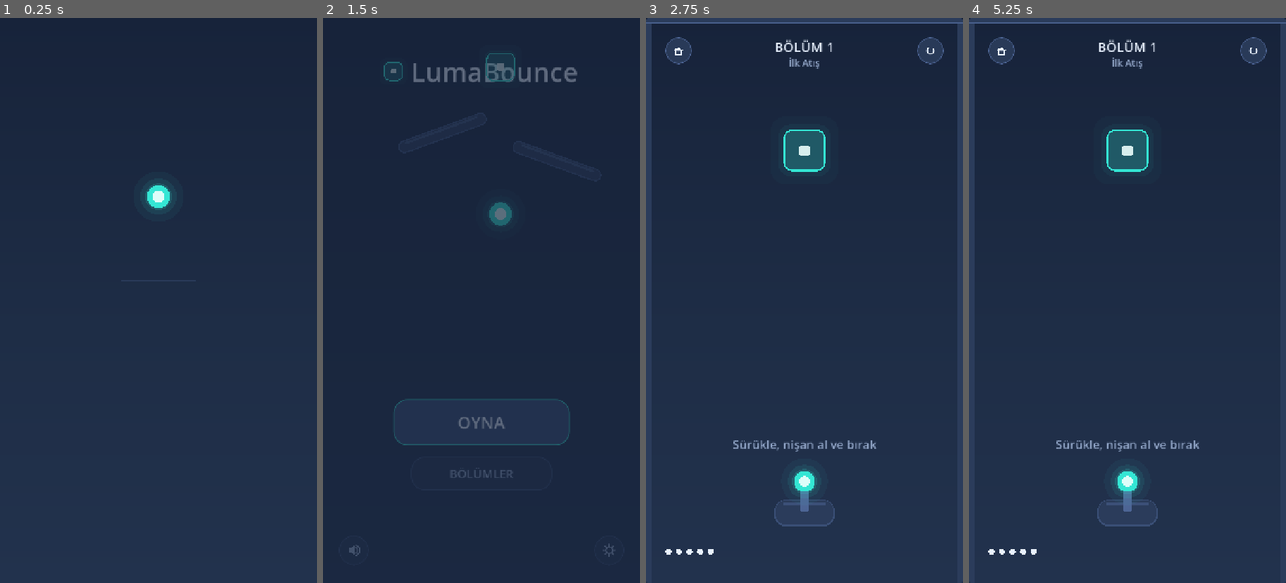
Above: before the commit, frames 1-4 (left to right).
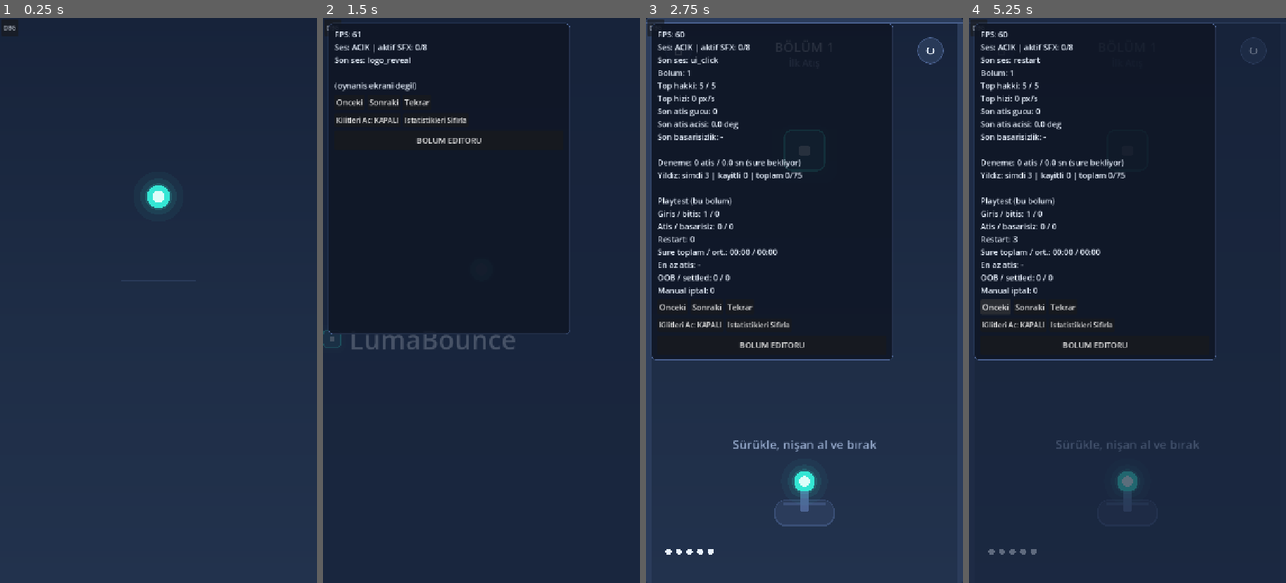
Above: after the commit, the same moments.

Repository: omerfrktstboop/LumaBounce
Game: Godot game, scene res://scenes/app_root.tscn
Two runs of this game, one before a commit and one after it. Both use one fixed random seed, a clock stepped at 60 frames per second and the inputs below.
Inputs (mouse positions are in pixels of both pictures, inside the frame that each line leads up to):
- Up to frame 1 (0.25 s): no input
- Up to frame 2 (1.5 s): click (332, 29) at 0.5 s, where only the run after the commit has a clickable "DBG"; click (481, 424) at 1.25 s, where only the run before the commit has a clickable "OYNA"
- Up to frame 3 (2.75 s): click (804, 424) at 2 s, where only the run after the commit has a clickable "OYNA"
- Up to frame 4 (5.25 s): click (1254, 51) at 2.75 s; click (1254, 51) at 3.5 s; click (1254, 51) at 4.25 s; click (994, 306) at 5 s, where only the run after the commit has a clickable "Onceki"

The runs differ from the first frame. In frame 1, less than 0.1% of the frame differs, in the area x 1-5%, y 1-3%; in frame 2, 8.3%; in frame 3, 27%; in frame 4, 28%, in the area x 0-100%, y 0-95%.

Commit message:
Add editor practice mode and a persistent debug toggle in the corner
Testing a level from the editor was interrupted by the game trying to be a
game: the debug panel covered the arena, the first hit opened the result
card, and four misses ended the run. None of that helps when the question
is "does this geometry behave the way I think".

Practice mode is defined by what does NOT happen. The hit feedback still
plays in full - spark, shake, haptic, sound - but no result card opens, no
progress is written, no life is spent, and the ball and target reset after a
short delay so you can keep shooting. The delay is slightly longer than the
target's own hit animation, otherwise the ball returns before you see that
you scored. Lives are left untouched rather than counted-and-refilled
because a budget that silently resets mid-session is more confusing than no
budget at all; the debug panel still shows the shot count if you want to
judge difficulty.

The life bookkeeping was duplicated across the normal-miss and quick-re-aim
paths, so both now go through one _consume_life() that returns whether the
attempt ended. Practice mode is a single early return inside it instead of a
condition in two places that could drift apart.

The header reads "· TEST (bölüm bitmez)" while in this mode. Without it,
hitting the target and having nothing happen looks like a bug rather than
the feature.

The debug panel now hides itself when TEST is pressed and gained a small
"DBG" button in the corner, so closing it is no longer a one-way door - the
three-finger gesture is fine when you know it exists, but not when the panel
has just vanished under you. The button sits inside the safe-area inset and
before the game HUD's own 44px padding, so it clears the home and restart
buttons; it hides itself in the editor, where the GERİ button already owns
that corner.

Two problems in the tests, both worth recording because both produce green
runs that prove nothing. Naming ResultPanel in the harness pulled
LumaButton, and therefore AudioManager, into compilation before the autoload
was registered - which silently broke every button in the loaded scene. And
the signal flags were plain booleans captured by a lambda, so
`completed = true` only ever set the lambda's own copy: the "no signal was
emitted" assertion passed because nothing could have set it either way. The
flags are arrays now, and there is a positive control - the same hit in
normal mode must emit level_completed - so the negative assertions are
backed by proof the harness can see the signal at all.

138 checks passing, no script errors. Verifier unchanged.

Not run on device. Whether the corner button is comfortably tappable and
clears the HUD on a phone with real safe-area insets is unverified.

Diff:
--- a/scenes/debug_panel.tscn
+++ b/scenes/debug_panel.tscn
@@ -27,6 +27,18 @@
 grow_vertical = 2
 mouse_filter = 2
 script = ExtResource("1_debug_panel")
+
+[node name="ToggleButton" type="Button" parent="."]
+layout_mode = 1
+anchors_preset = 0
+offset_left = 3.0
+offset_top = 3.0
+offset_right = 41.0
+offset_bottom = 41.0
+focus_mode = 0
+theme_override_colors/font_color = Color(0.913725, 0.94902, 1, 0.85)
+theme_override_font_sizes/font_size = 13
+text = "DBG"
 
 [node name="Panel" type="PanelContainer" parent="."]
 visible = false
--- a/scripts/app_root.gd
+++ b/scripts/app_root.gd
@@ -150,6 +150,9 @@
 
 	if _debug_panel != null and is_instance_valid(_debug_panel) and not _debug_panel.is_queued_for_deletion():
 		_debug_panel.set_active_gameplay(instance as Gameplay)
+		# Editorun kendi GERI dugmesi ayni koseyi kullaniyor; orada kose
+		# dugmesi gizlenir (uc parmak jesti calismaya devam eder).
+		_debug_panel.set_toggle_visible(not (instance is LevelEditor))
 
 
 # --- Ekran kurulumu ----------------------------------------------------------
@@ -248,6 +251,10 @@
 ## bolum degismez, ve geri donuldugunde duzenleme aynen durur.
 func _on_editor_test_requested(edit_level: LevelData) -> void:
 	_editor_level = edit_level
+	# Acik kalan debug paneli arenanin ustunu ortup test edilen bolumu
+	# gizlerdi. Kose dugmesi durdugu icin tek dokunusla geri acilir.
+	if _debug_panel != null and is_instance_valid(_debug_panel):
+		_debug_panel.hide_panel()
 	await _transition(gameplay_scene, _configure_editor_gameplay)
 
 
@@ -257,6 +264,9 @@
 		gameplay.level_data = _editor_level
 		gameplay.playtest_stats = _playtest_stats
 		gameplay.progress = _progress
+		# Bolum bitmez: hedefe isabet geri bildirimi oynar ama sonuc karti
+		# acilmaz ve haklar tukenmez (bkz. Gameplay.practice_mode).
+		gameplay.practice_mode = true
 
 
 func _on_editor_closed() -> void:
--- a/scripts/debug/debug_panel.gd
+++ b/scripts/debug/debug_panel.gd
@@ -22,8 +22,13 @@
 ## kadar gecen sure bunun altindaysa "kisa dokunma" sayilir.
 const THREE_FINGER_MAX_HOLD_MSEC := 450
 const PANEL_PADDING := Vector2(12.0, 12.0)
+## Kose dugmesi bilerek kucuk ve safe area'nin en dibinde: oynanis HUD'u
+## kendi ic bosluguna (44 px) yerlestigi icin bu boyut ev dugmesine degmez.
+const TOGGLE_SIZE := 38.0
+const TOGGLE_PADDING := 3.0
 
 @onready var _panel: Control = $Panel
+@onready var _toggle_button: Button = $ToggleButton
 @onready var _info_label: Label = $Panel/Margin/Rows/InfoLabel
 @onready var _unlock_button: Button = $Panel/Margin/Rows/ToolRow/UnlockAllButton
 
@@ -50,6 +55,7 @@
 	_unlock_button.pressed.connect(_on_unlock_all_pressed)
 	$Panel/Margin/Rows/ToolRow/ResetStatsButton.pressed.connect(reset_stats_requested.emit)
 	$Panel/Margin/Rows/EditorButton.pressed.connect(editor_requested.emit)
+	_toggle_button.pressed.connect(toggle_visible)
 
 
 func _process(_delta: float) -> void:
@@ -67,6 +73,19 @@
 	_panel.visible = not _panel.visible
 	if _panel.visible:
 		_apply_safe_area_offset()
+
+
+## Paneli kapatir (acmaz). Editorden "TEST"e basildiginda cagrilir: acik
+## kalan panel arenanin ustunu ortup test edilen bolumu gizlerdi.
+func hide_panel() -> void:
+	_panel.visible = false
+
+
+## Kose dugmesi. Editor ekraninda gizlenir - orada zaten kendi GERI dugmesi
+## ayni koseyi kullaniyor ve panele ihtiyac yok (uc parmak jesti hala calisir).
+func set_toggle_visible(value: bool) -> void:
+	if is_node_ready():
+		_toggle_button.visible = value
 
 
 func _build_info_text() -> String:
@@ -173,6 +192,14 @@
 	_panel.offset_left = PANEL_PADDING.x + insets.x
 	_panel.offset_top = PANEL_PADDING.y + insets.y
 
+	# Kose dugmesi safe area'nin hemen icinde, oyun HUD'unun IC kenar
+	# boslugundan (44 px) once durur; boylece oynanistaki ev/tekrar
+	# dugmelerinin uzerine binmez.
+	_toggle_button.offset_left = TOGGLE_PADDING + insets.x
+	_toggle_button.offset_top = TOGGLE_PADDING + insets.y
+	_toggle_button.offset_right = _toggle_button.offset_left + TOGGLE_SIZE
+	_toggle_button.offset_bottom = _toggle_button.offset_top + TOGGLE_SIZE
+
 
 func _safe_area_insets() -> Vector2:
 	var window_size := Vector2(DisplayServer.window_get_size())
--- a/scripts/gameplay.gd
+++ b/scripts/gameplay.gd
@@ -28,6 +28,8 @@
 @export var result_delay := 0.75
 ## Basarisiz atistan sonra, hala hakki varsa otomatik sifirlama gecikmesi.
 @export var auto_reset_delay := 0.35
+## Test modunda hedefe isabetten sonra topun geri gelme gecikmesi.
+@export var practice_hit_reset_delay := 0.7
 @export var message_pop_time := 0.35
 @export var level_title_format := "BÖLÜM %d"
 ## Oyuncu ilk gecerli nisan hareketini yapinca ipucu bu surede solar.
@@ -72,6 +74,11 @@
 ## AppRoot tarafindan add_child'dan ONCE atanir. Buradan YALNIZCA onceki
 ## yildiz OKUNUR (yeni rekor tespiti icin); yazma islemi AppRoot'a aittir.
 var progress: ProgressStore
+## TEST MODU - bolum editorunden "TEST" ile acildiginda AppRoot tarafindan
+## acilir. Bolum BITMEZ: hedefe isabet geri bildirimi oynar ama sonuc karti
+## acilmaz, haklar tukenmez, ilerleme yazilmaz. Amac bolumu degerlendirmek
+## degil, geometriyi istedigin kadar denemek.
+var practice_mode := false
 
 @onready var _arena: Arena = $Arena
 @onready var _panels: Node2D = $Panels
@@ -208,8 +215,14 @@
 ## LevelData'dan gelir; home ve restart butonlarinin arasinda, safe area icinde.
 func _apply_level_header() -> void:
 	_level_title.text = level_title_format % level_data.level_id
-	_level_subtitle.text = level_data.display_name
-	_level_subtitle.visible = not level_data.display_name.is_empty()
+	# Test modu basligi: bolum neden bitmiyor sorusunun yaniti gorunur olsun,
+	# yoksa "hedefi vurdum ama bir sey olmadi" bir hata gibi okunur.
+	var subtitle := level_data.display_name
+	if practice_mode:
+		subtitle = "%s · TEST (bölüm bitmez)" % subtitle if not subtitle.is_empty() \
+			else "TEST (bölüm bitmez)"
+	_level_subtitle.text = subtitle
+	_level_subtitle.visible = not subtitle.is_empty()
 
 
 func _sync_tuning() -> void:
@@ -334,10 +347,7 @@
 		playtest_stats.record_failure(level_data.level_id, reason)
 
 	_launcher.enabled = false
-	_lives_remaining = maxi(_lives_remaining - 1, 0)
-	_update_lives_hud()
-	if _lives_remaining <= 0:
-		_handle_out_of_lives()
+	if _consume_life():
 		return
 
 	# Bekleme sirasinda oyuncu manuel "Yeniden Dene"ye basarsa _respawn_ball()
@@ -366,17 +376,31 @@
 	if playtest_stats != null:
 		playtest_stats.record_failure(level_data.level_id, "manual_cancel")
 
-	_lives_remaining = maxi(_lives_remaining - 1, 0)
-	_update_lives_hud()
-	if _lives_remaining <= 0:
+	if _consume_life():
 		_launcher.cancel_aim()
 		_launcher.enabled = false
-		_handle_out_of_lives()
 		return
 
 	# cancel_and_reset_to topu READY yapar. Launcher'in nisan durumu bilerek
 	# korunur; ayni parmak hareketi guc/aciyi guncelleyip yeni topu firlatabilir.
 	_launcher.enabled = true
+
+
+## Bir hak harcar. Haklar bittiyse basarisizlik akisini baslatir ve true
+## doner; cagiran o noktada durmalidir.
+##
+## TEST MODUNDA hak harcanmaz: editorden gelen amac bolumu "gecmek" degil
+## geometriyi denemektir, ve dorduncu atista basarisizlik karti acilan bir
+## test araci ise yaramaz.
+func _consume_life() -> bool:
+	if practice_mode:
+		return false
+	_lives_remaining = maxi(_lives_remaining - 1, 0)
+	_update_lives_hud()
+	if _lives_remaining > 0:
+		return false
+	_handle_out_of_lives()
+	return true
 
 
 ## Son top da bitti. Iki cagiran var (normal iska ve manuel iptal), bu yuzden
@@ -405,6 +429,13 @@
 	Input.vibrate_handheld(target_hit_haptic_msec)
 	AudioManager.play_target_hit()
 
+	# TEST MODU: isabetin tum geri bildirimi (kivilcim, titresim, ses) oynar
+	# ama bolum bitmez - kart acilmaz, ilerleme yazilmaz. Top ve hedef kisa
+	# bir gecikmeyle sifirlanir, kaldigin yerden denemeye devam edersin.
+	if practice_mode:
+		_respawn_after_practice_hit()
+		return
+
 	# Sure ve atis burada dondurulur: kart gecikmeli acilir ve ekranda
 	# beklerken kronometrenin islemesi yildizi haksiz yere dusururdu.
 	_freeze_attempt()
@@ -420,6 +451,17 @@
 
 	level_completed.emit(level_data.level_id, stars)
 	_open_success_panel(stars, new_record)
+
+
+## Test modunda isabetten sonra. Gecikme hedefin kendi isabet animasyonundan
+## (halka ~0.55 sn) biraz uzun, yoksa vurdugunu gormeden top geri gelirdi.
+func _respawn_after_practice_hit() -> void:
+	var token := _shot_token
+	await get_tree().create_timer(practice_hit_reset_delay, false).timeout
+	if token != _shot_token or not is_inside_tree():
+		return
+	# _respawn_ball hedefi de sifirlar, boylece tekrar vurulabilir hale gelir.
+	_respawn_ball()
 
 
 func _open_success_panel(stars: int, new_record: bool) -> void:
--- a/tools/check_blocks_and_gate.gd
+++ b/tools/check_blocks_and_gate.gd
@@ -38,6 +38,7 @@
 	_register_audio_manager()
 
 	await _test_block_state_rules()
+	await _test_practice_mode()
 	await _test_custom_level_store()
 	await _test_generator()
 	await _test_editor()
@@ -137,6 +138,74 @@
 		if block != null and not block.is_broken():
 			return block
 	return null
+
+
+# --- Test modu (editorden TEST) --------------------------------------------------
+#
+# Test modunun tamami "olmayan seyler" uzerine kurulu: kart ACILMAZ, haklar
+# TUKENMEZ, ilerleme YAZILMAZ. Bir seyin olmadigini oynayarak fark etmek zor,
+# bu yuzden dogrudan olculur.
+
+func _test_practice_mode() -> void:
+	print("")
+	print("--- Test modu ---")
+
+	var gameplay: Node = (load("res://scenes/gameplay.tscn") as PackedScene).instantiate()
+	gameplay.level_data = LevelLibrary.load_level(1)
+	gameplay.practice_mode = true
+	root.add_child(gameplay)
+	await physics_frame
+
+	var lives_at_start := int((gameplay.get_debug_snapshot() as Dictionary)["lives_remaining"])
+	_check("baslangicta haklar dolu", lives_at_start > 0, true)
+
+	# max_lives'tan FAZLA iska: normalde basarisizlik karti acilirdi.
+	var ball := gameplay.get_node("Ball") as Ball
+	for i in lives_at_start + 2:
+		ball.shot_failed.emit("out_of_bounds")
+		await create_timer(float(gameplay.auto_reset_delay) + 0.1).timeout
+	var after_misses: Dictionary = gameplay.get_debug_snapshot()
+	_check("iskalar hak yemiyor", int(after_misses["lives_remaining"]), lives_at_start)
+
+	# ResultPanel tipi BILEREK yazilmaz: result_panel.gd LumaButton'a, o da
+	# AudioManager'a baglidir; tipi statik olarak anmak bu zinciri harness
+	# derlenirken zorlar ve autoload henuz kayitli olmadigi icin butun
+	# butonlar bozulur (bkz. dosya basindaki not).
+	var panel := gameplay.get_node("HUD/ResultPanel") as Control
+	_check("basarisizlik karti acilmadi", panel.visible, false)
+
+	# Bayrak DIZI icinde tutulur: GDScript lambda'lari degeri kopyalayarak
+	# yakalar, dolayisiyla `completed = true` yalnizca lambda'nin kendi
+	# kopyasini degistirir ve test hicbir sey olcmemis olur.
+	var completed := [false]
+	gameplay.level_completed.connect(func(_id: int, _stars: int) -> void: completed[0] = true)
+	var target := gameplay.get_node("Target") as Target
+	target.hit.emit(gameplay.get_node("Ball"))
+	await create_timer(float(gameplay.practice_hit_reset_delay) + 0.3).timeout
+
+	_check("isabette basari karti acilmadi", panel.visible, false)
+	_check("isabette level_completed yayilmadi", completed[0], false)
+	_check("top tekrar atisa hazir", (gameplay.get_node("Ball") as Ball).is_ready_to_launch(), true)
+	_check("baslikta TEST isareti var",
+		(gameplay.get_node("HUD/SafeArea/Root/LevelHeader/LevelSubtitle") as Label)
+			.text.contains("TEST"), true)
+
+	root.remove_child(gameplay)
+	gameplay.free()
+
+	# Normal modda ayni isabet bolumu BITIRMELI - test modu genel davranisi
+	# degistirmemis olmali.
+	var normal: Node = (load("res://scenes/gameplay.tscn") as PackedScene).instantiate()
+	normal.level_data = LevelLibrary.load_level(1)
+	root.add_child(normal)
+	await physics_frame
+	var normal_completed := [false]
+	normal.level_completed.connect(func(_id: int, _stars: int) -> void: normal_completed[0] = true)
+	(normal.get_node("Target") as Target).hit.emit(normal.get_node("Ball"))
+	await process_frame
+	_check("normal modda level_completed yayiliyor", normal_completed[0], true)
+	root.remove_child(normal)
+	normal.free()
 
 
 # --- Editor kayit katmani -------------------------------------------------------
